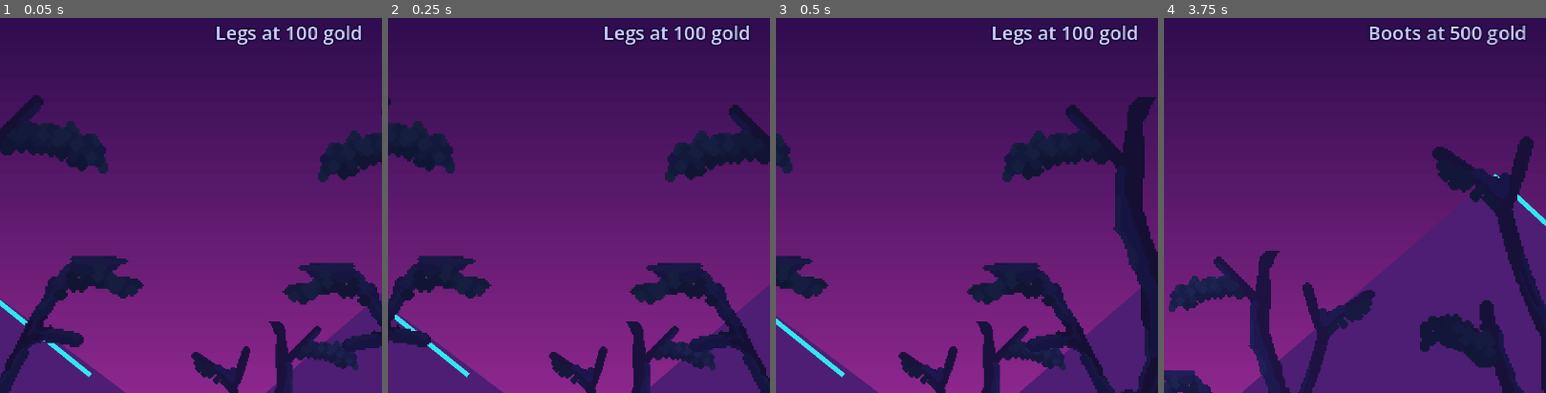
Above: before the commit, frames 1-4 (left to right).
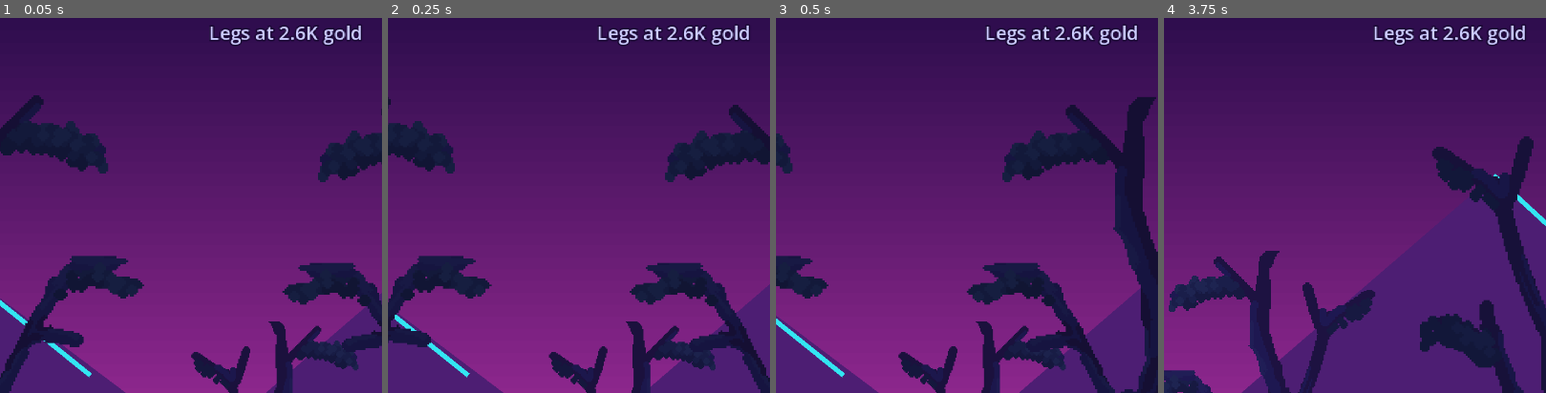
Above: after the commit, the same moments.

Repository: zachkw/vaporwave_vikings_idle
Game: Godot game, scene res://scenes/run/run.tscn
Same seed, same stepped clock (60 frames per second), same inputs: the game is played once before the commit and once after it.
Inputs (mouse positions are % of the whole screen's width and height, from its top left):
- Up to frame 1 (0.05 s): no input
- Up to frame 2 (0.25 s): no input
- Up to frame 3 (0.5 s): no input
- Up to frame 4 (3.75 s): tap Enter at 0.5 s; move the mouse to (72, 44) at 0.52 s; click (72, 44) at 0.67 s; tap Space at 0.77, 1.52, 3.02 s; move the mouse to (30, 54) at 1.27 s; click (30, 54) at 1.42 s; move the mouse to (60, 27) at 2.02 s; click (60, 27) at 2.17 s; move the mouse to (45, 70) at 2.77 s; click (45, 70) at 2.92 s; move the mouse to (80, 64) at 3.52 s; click (80, 64) at 3.67 s
The pictures show only the part of the screen within x 50-100%, y 9-59%; the shares and areas given below are measured in that part.

The runs differ from the first frame. In frame 1, 0.7% of the frame differs, in the area x 55-92%, y 2-8%; in frame 2, 0.7%; in frame 3, 0.7%; in frame 4, 0.9%, in the area x 53-95%, y 2-8%.

Commit message:
Gear ladder: Idle Slayer's first ten prices scaled to a 2-gold Sword
2, 16, 250, 5.3K, 40K, 400K, 4.7M, 195M, 1.8B, 110B, with brackets at
half the level 1 cost and gold per metre per level paying back in 10 to
1,200 metres. Content version 2026-10-09.2, vectors regenerated, tests
and docs updated.

Co-Authored-By: Claude Fable 5.1 <noreply@anthropic.com>
Claude-Session: https://claude.ai/code/session_011R41yFsBSkLo5FULW2XaJu

Diff:
--- a/vaporwave-vikings-idle/content/gear.json
+++ b/vaporwave-vikings-idle/content/gear.json
@@ -4,7 +4,7 @@
     "name": "Sword",
     "order": 1,
     "bracket": 0,
-    "base_cost": 1,
+    "base_cost": 2,
     "step": 1,
     "per_level": {
       "gold_per_metre": 0.2,
@@ -17,118 +17,118 @@
     "name": "Chest",
     "order": 2,
     "bracket": 0,
-    "base_cost": 10,
-    "step": 5,
+    "base_cost": 16,
+    "step": 8,
     "per_level": {
-      "gold_per_metre": 1,
+      "gold_per_metre": 1.5,
       "defence": 1
     },
-    "effect": "+1 gold per metre, +1 defence per level"
+    "effect": "+1.5 gold per metre, +1 defence per level"
   },
   {
     "id": "helmet",
     "name": "Helmet",
     "order": 3,
     "bracket": 0,
-    "base_cost": 100,
-    "step": 50,
+    "base_cost": 250,
+    "step": 125,
     "per_level": {
-      "gold_per_metre": 5,
+      "gold_per_metre": 15,
       "health": 10
     },
-    "effect": "+5 gold per metre, +10 health per level"
+    "effect": "+15 gold per metre, +10 health per level"
   },
   {
     "id": "legs",
     "name": "Legs",
     "order": 4,
-    "bracket": 100,
-    "base_cost": 250,
-    "step": 125,
+    "bracket": 2650,
+    "base_cost": 5300,
+    "step": 2650,
     "per_level": {
-      "gold_per_metre": 10
+      "gold_per_metre": 125
     },
     "grants": [
       "sprint"
     ],
-    "effect": "+10 gold per metre per level. Level 1 grants sprint"
+    "effect": "+125 gold per metre per level. Level 1 grants sprint"
   },
   {
     "id": "boots",
     "name": "Boots",
     "order": 5,
-    "bracket": 500,
-    "base_cost": 1000,
-    "step": 500,
+    "bracket": 20000,
+    "base_cost": 40000,
+    "step": 20000,
     "per_level": {
-      "gold_per_metre": 25,
+      "gold_per_metre": 1000,
       "run_speed_pct": 0.5
     },
-    "effect": "+25 gold per metre, +0.5% run speed per level"
+    "effect": "+1K gold per metre, +0.5% run speed per level"
   },
   {
     "id": "gloves",
     "name": "Gloves",
     "order": 6,
-    "bracket": 2500,
-    "base_cost": 5000,
-    "step": 2500,
+    "bracket": 200000,
+    "base_cost": 400000,
+    "step": 200000,
     "per_level": {
-      "gold_per_metre": 100,
+      "gold_per_metre": 8000,
       "crit_rating": 2
     },
-    "effect": "+100 gold per metre, +2 crit rating per level"
+    "effect": "+8K gold per metre, +2 crit rating per level"
   },
   {
     "id": "shoulders",
     "name": "Shoulders",
     "order": 7,
-    "bracket": 15000,
-    "base_cost": 30000,
-    "step": 15000,
+    "bracket": 2350000,
+    "base_cost": 4700000,
+    "step": 2350000,
     "per_level": {
-      "gold_per_metre": 500,
+      "gold_per_metre": 60000,
       "gold_basic_pct": 2
     },
-    "effect": "+500 gold per metre, +2% basic enemy gold per level"
+    "effect": "+60K gold per metre, +2% basic enemy gold per level"
   },
   {
     "id": "bracers",
     "name": "Bracers",
     "order": 8,
-    "bracket": 125000,
-    "base_cost": 250000,
-    "step": 125000,
+    "bracket": 97500000,
+    "base_cost": 195000000,
+    "step": 97500000,
     "per_level": {
-      "gold_per_metre": 3500,
+      "gold_per_metre": 650000,
       "gold_coin_pct": 2
     },
-    "effect": "+3.5K gold per metre, +2% coin gold per level"
+    "effect": "+650K gold per metre, +2% coin gold per level"
   },
   {
     "id": "belt",
     "name": "Belt",
     "order": 9,
-    "bracket": 1250000,
-    "base_cost": 2500000,
-    "step": 1250000,
+    "bracket": 900000000,
+    "base_cost": 1800000000,
+    "step": 900000000,
     "per_level": {
-      "gold_per_metre": 30000,
+      "gold_per_metre": 3000000,
       "gold_elite_pct": 2
     },
-    "effect": "+30K gold per metre, +2% elite gold per level"
+    "effect": "+3M gold per metre, +2% elite gold per level"
   },
   {
     "id": "cloak",
     "name": "Cloak",
     "order": 10,
-    "bracket": 15000000,
-    "base_cost": 30000000,
-    "step": 15000000,
+    "bracket": 55000000000,
+    "base_cost": 110000000000,
+    "step": 55000000000,
     "per_level": {
-      "gold_per_metre": 300000,
+      "gold_per_metre": 90000000,
       "gold_dimensional_pct": 2
     },
-    "effect": "+300K gold per metre, +2% dimensional enemy gold per level"
+    "effect": "+90M gold per metre, +2% dimensional enemy gold per level"
   }
 ]
--- a/vaporwave-vikings-idle/content/meta.json
+++ b/vaporwave-vikings-idle/content/meta.json
@@ -1,4 +1,4 @@
 {
-  "content_version": "2026-10-09.1",
+  "content_version": "2026-10-09.2",
   "api_base_url": "http://localhost:3000"
 }
--- a/vaporwave-vikings-idle/content/test_vectors.json
+++ b/vaporwave-vikings-idle/content/test_vectors.json
@@ -1,62 +1,62 @@
 {
-  "content_version": "2026-10-09.1",
+  "content_version": "2026-10-09.2",
   "level_costs": [
     {
-      "cost": 1.0,
+      "cost": 2.0,
       "count": 1,
       "from_level": 0,
       "slot": "sword"
     },
     {
-      "cost": 6.0,
+      "cost": 9.0,
       "count": 3,
       "from_level": 0,
       "slot": "sword"
     },
     {
-      "cost": 132.0,
+      "cost": 135.0,
       "count": 3,
       "from_level": 42,
       "slot": "sword"
     },
     {
-      "cost": 10.0,
+      "cost": 16.0,
       "count": 1,
       "from_level": 0,
       "slot": "chest"
     },
     {
-      "cost": 6750.0,
+      "cost": 16875.0,
       "count": 10,
       "from_level": 7,
       "slot": "helmet"
     },
     {
-      "cost": 250.0,
+      "cost": 5300.0,
       "count": 1,
       "from_level": 0,
       "slot": "legs"
     },
     {
-      "cost": 325000.0,
+      "cost": 13000000.0,
       "count": 25,
       "from_level": 12,
       "slot": "boots"
     },
     {
-      "cost": 27500.0,
+      "cost": 2200000.0,
       "count": 2,
       "from_level": 3,
       "slot": "gloves"
     },
     {
-      "cost": 30000000.0,
+      "cost": 110000000000.0,
       "count": 1,
       "from_level": 0,
       "slot": "cloak"
     },
     {
-      "cost": 1515000000.0,
+      "cost": 5555000000000.0,
       "count": 1,
       "from_level": 99,
       "slot": "cloak"
@@ -109,14 +109,14 @@
         "vine_plant": 25.0
       },
       "expected_gold_per_second": {
-        "dark_forest": 83.5
+        "dark_forest": 143.5
       },
       "gear": {
         "chest": 4,
         "helmet": 1,
         "sword": 12
       },
-      "gold_per_metre": 12.4,
+      "gold_per_metre": 24.4,
       "name": "early set",
       "run_speed_mult": 1.0
     },
@@ -129,7 +129,7 @@
         "vine_plant": 25.0
       },
       "expected_gold_per_second": {
-        "dark_forest": 1107.8725
+        "dark_forest": 20012.2475
       },
       "gear": {
         "boots": 3,
@@ -138,7 +138,7 @@
         "legs": 6,
         "sword": 40
       },
-      "gold_per_metre": 214.0,
+      "gold_per_metre": 3939.0,
       "name": "legs and boots",
       "run_speed_mult": 1.015
     },
@@ -151,7 +151,7 @@
         "vine_plant": 27.5
       },
       "expected_gold_per_second": {
-        "dark_forest": 34841.98125
+        "dark_forest": 2852284.48125
       },
       "gear": {
         "boots": 30,
@@ -162,7 +162,7 @@
         "shoulders": 5,
         "sword": 120
       },
-      "gold_per_metre": 6055.0,
+      "gold_per_metre": 496045.0,
       "name": "mid game",
       "run_speed_mult": 1.15
     },
@@ -175,7 +175,7 @@
         "vine_plant": 75.0
       },
       "expected_gold_per_second": {
-        "dark_forest": 41845107.5
+        "dark_forest": 10364364607.5
       },
       "gear": {
         "belt": 30,
@@ -189,7 +189,7 @@
         "shoulders": 100,
         "sword": 500
       },
-      "gold_per_metre": 4184501.0,
+      "gold_per_metre": 1036436451.0,
       "name": "late game",
       "run_speed_mult": 2.0
     }
--- a/vaporwave-vikings-idle/tests/run_tests.gd
+++ b/vaporwave-vikings-idle/tests/run_tests.gd
@@ -380,7 +380,7 @@
 	var st: Dictionary = Store.state
 	expect(is_equal_approx(Store.gold(), 0.0), "a new game starts with 0 gold")
 	expect(Store.is_unlocked("sword") and Store.is_unlocked("chest") and Store.is_unlocked("helmet"), "sword, chest and helmet unlock at start")
-	expect(not Store.is_unlocked("legs"), "legs are locked until 100 gold is held")
+	expect(not Store.is_unlocked("legs"), "legs are locked until 2,650 gold is held")
 	expect(is_equal_approx(Store.gold_per_metre(), 1.0), "base gold per metre is 1")
 
 	Store.dispatch(Actions.distance_travelled(10.0))
@@ -390,21 +390,21 @@
 	expect(is_equal_approx(Store.gold(), 28.0), "3 coins pay 18 gold")
 
 	Store.dispatch(Actions.gear_level_bought("sword"))
-	expect(Store.gear_level("sword") == 1 and is_equal_approx(Store.gold(), 27.0), "first sword level costs 1 gold")
-	expect(is_equal_approx(Store.next_level_cost("sword"), 2.0), "next sword level costs 2 (linear)")
+	expect(Store.gear_level("sword") == 1 and is_equal_approx(Store.gold(), 26.0), "first sword level costs 2 gold")
+	expect(is_equal_approx(Store.next_level_cost("sword"), 3.0), "next sword level costs 3 (linear)")
 	expect(is_equal_approx(Store.gold_per_metre(), 1.2), "sword level adds 0.2 gold per metre")
 	expect(is_equal_approx(Selectors.damage(st), 12.0), "sword level adds 2 damage")
 
 	Store.dispatch(Actions.gear_level_bought("legs"))
 	expect(Store.gear_level("legs") == 0, "cannot buy a locked slot")
 	Store.dispatch(Actions.gear_level_bought("helmet"))
-	expect(Store.gear_level("helmet") == 0 and is_equal_approx(Store.gold(), 27.0), "cannot afford the 100-gold helmet; gold unchanged")
-
-	Store.dispatch(Actions.distance_travelled(100.0))
-	expect(Store.is_unlocked("legs"), "legs unlock once the wallet holds 100")
-	expect(not Store.is_unlocked("boots"), "boots still locked below 1000")
+	expect(Store.gear_level("helmet") == 0 and is_equal_approx(Store.gold(), 26.0), "cannot afford the 250-gold helmet; gold unchanged")
+
+	Store.dispatch(Actions.distance_travelled(2200.0))
+	expect(Store.is_unlocked("legs"), "legs unlock once the wallet holds 2,650")
+	expect(not Store.is_unlocked("boots"), "boots still locked below 20,000")
 	expect(not Store.has_sprint(), "no sprint before legs level 1")
-	Store.dispatch(Actions.distance_travelled(200.0))
+	Store.dispatch(Actions.distance_travelled(3000.0))
 	Store.dispatch(Actions.gear_level_bought("legs"))
 	expect(Store.gear_level("legs") == 1 and Store.has_sprint(), "legs level 1 grants sprint")
 	expect(Store.next_slot_unlock().get("id", "") == "boots", "next locked slot is boots")
@@ -459,7 +459,7 @@
 	expect(is_equal_approx(float(open["gold_earned"]["coins"]), 30.0), "coin gold by source")
 	expect(is_equal_approx(float(open["gold_earned"]["basic"]), 25.0) and is_equal_approx(float(open["gold_earned"]["elite"]), 150.0), "kill gold by role")
 	expect(float(open["gold_earned"]["dimensional"]) > 0.0, "dimensional kills are their own source")
-	expect(is_equal_approx(float(open["gold_spent"]), 1.0 + 2.0 + 3.0 + 10.0), "gold spent sums the linear costs (sword 1+2+3, chest 10)")
+	expect(is_equal_approx(float(open["gold_spent"]), 2.0 + 3.0 + 4.0 + 16.0), "gold spent sums the linear costs (sword 2+3+4, chest 16)")
 	expect(int(open["counts"]["metres"]) == 310 and int(open["counts"]["coins"]) == 5 and int(open["counts"]["kills_basic" …(211 unchanged characters)…
 	expect(open["changes"]["effects_started"].size() == 1 and open["changes"]["effects_started"][0]["ingredient"] == "spirit_leaf", "effects started are listed")
 	Store.dispatch(Actions.checkpoint_reached("level_end"))
@@ -467,7 +467,7 @@
 	var batch: Dictionary = Store.queued_batches()[0]
 	expect(int(batch["seq"]) == 1, "first batch is seq 1")
 	expect(batch["changes"]["gear"].get("sword", []) == [0, 3] and batch["changes"]["gear"].get("chest", []) == [0, 1], "gear changes are [from, to] against the baseline")
-	expect(batch["changes"]["unlocks"]["gear_slots"] == ["legs", "boots"], "the slots the wallet unlocked are listed (%s)" % str(batch["changes"]["unlocks"]["gear_slots"]))
+	expect(batch["changes"]["unlocks"]["gear_slots"] == [], "no slot unlocked below 2,650 (%s)" % str(batch["changes"]["unlocks"]["gear_slots"]))
 	expect(batch["changes"]["unlocks"]["ingredients"] == ["spirit_leaf"], "the ingredient unlock is listed")
 	expect(batch["changes"]["courses_completed"] == ["df_cave_a1"], "the completed course is listed")
 	expect(batch["changes"]["progress"].get("level", []) == [0, 1], "level advance is [from, to]")
@@ -709,7 +709,7 @@
 	expect(Save.load(path), "load finds the save")
 	# JSON turns ints into floats, so compare both sides after a JSON round trip.
 	expect(JSON.stringify(JSON.parse_string(JSON.stringify(Store.state))) == JSON.stringify(JSON.parse_string(before)), "loaded state equals saved state")
-	expect(Store.gear_level("chest") == 1 and is_equal_approx(Store.gold(), 40.0), "chest level and 40 gold survive the round trip")
+	expect(Store.gear_level("chest") == 1 and is_equal_approx(Store.gold(), 34.0), "chest level and 34 gold survive the round trip")
 
 	expect(Save.save(path), "second save")
 	expect(FileAccess.file_exists(path + ".bak"), "previous save kept as backup")
Not shown, changed: backend-service/test/api.test.ts
Not shown, changed: docs/decisions.md
Not shown, changed: docs/game-design/economy.md
Not shown, changed: docs/game-design/gear-and-artefacts.md
Not shown, changed: docs/game-systems/content-data.md
